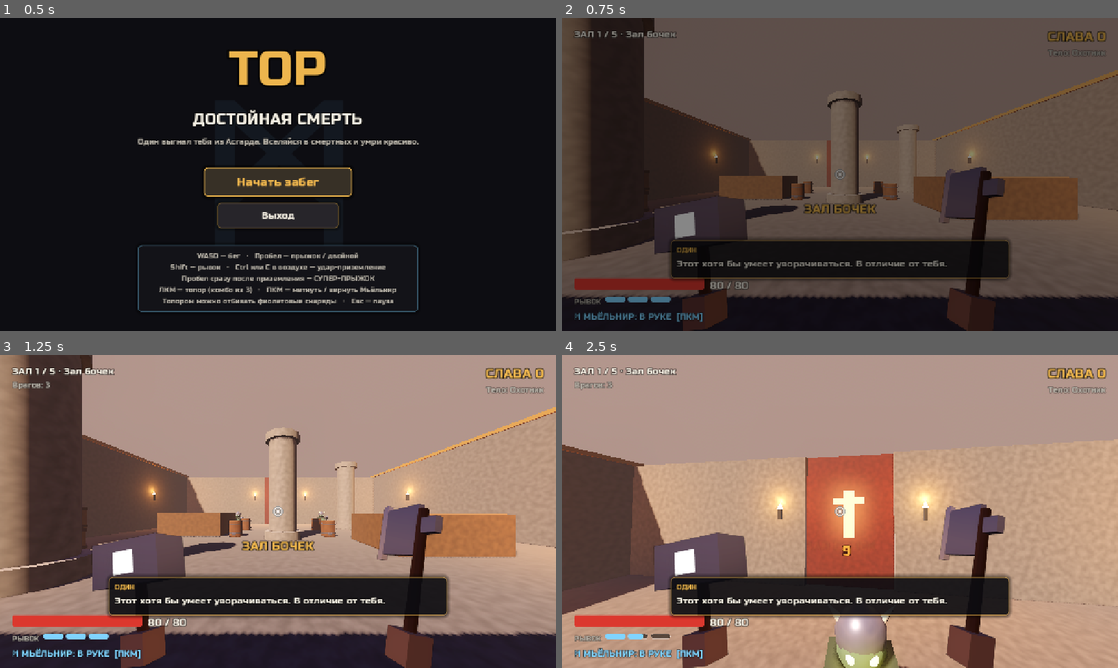
Above: before the commit, frames 1-4 (two rows, left to right).
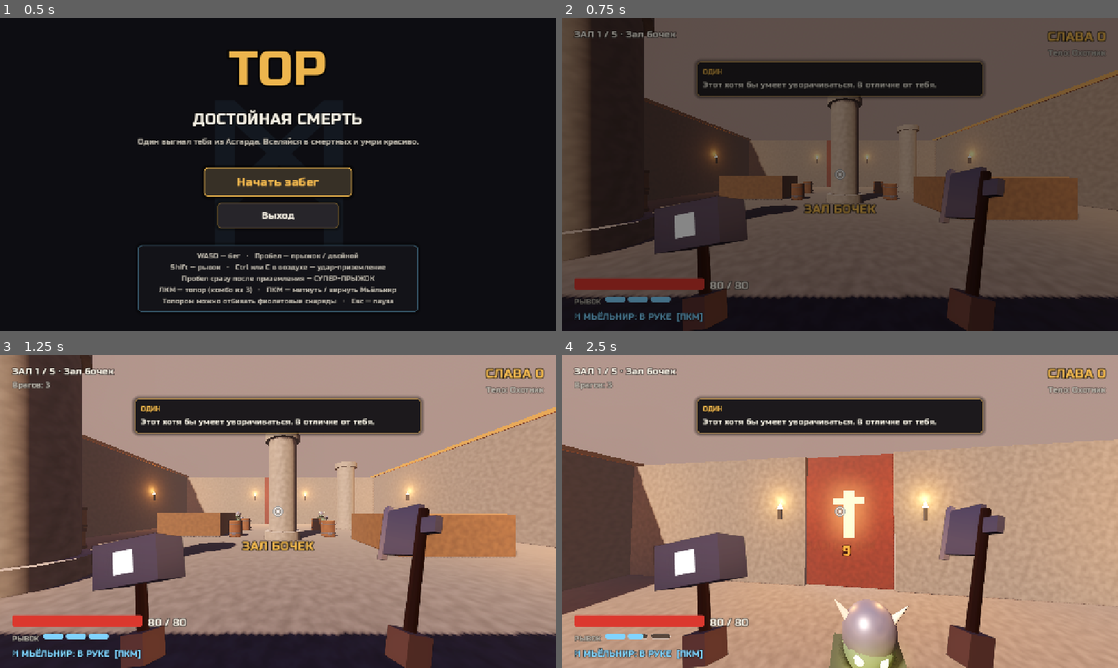
Above: after the commit, the same moments.

Repository: bbutterm/thor
Game: Godot game, scene res://ui/main_menu.tscn
The game is run twice, just before and just after one commit, with the same random seed, the same clock (stepped at 60 frames per second) and the same inputs.
Inputs (mouse positions are in pixels of both pictures, inside the frame that each line leads up to):
- Up to frame 1 (0.5 s): no input
- Up to frame 2 (0.75 s): click "Начать забег" at 0.5 s
- Up to frame 3 (1.25 s): no input
- Up to frame 4 (2.5 s): move the mouse to (867, 511) at 1.27 s; hold W (move_forward) from 1.28 s (still down); click (867, 511) at 1.35 s; tap Space (jump) at 1.52, 1.82, 2.27 s; tap Shift (dash) at 1.55, 2.1 s; move the mouse to (812, 511) at 2.02 s; tap Ctrl (slam) at 2.3 s

Frame 1 is identical in both runs. In frame 2, 13% of the frame differs, in the area x 19-81%, y 13-84%; in frame 3, 15%; in frame 4, 16%, in the area x 19-81%, y 13-100%.

Commit message:
Свои синтезированные звуки, частицы, процедурная анимация врагов, реплики Одина сверху, документация, экспорт
Co-Authored-By: Claude Opus 5.5 <noreply@anthropic.com>
Claude-Session: https://claude.ai/code/session_016EUpgtyjWpewyAFB7LHHNf

Diff:
--- a/enemies/enemy.gd
+++ b/enemies/enemy.gd
@@ -70,6 +70,7 @@
 var _hurt_flash: float = 0.0
 var _windup_glow: float = 0.0
 var _telegraph: Node3D
+var _walk_t: float = 0.0
 
 func _ready() -> void:
 	add_to_group("enemies")
@@ -200,6 +201,8 @@
 func _begin_windup(slam: bool) -> void:
 	_doing_slam = slam
 	_set_state(State.WINDUP)
+	if kind != Kind.THROWER and (slam or randf() < 0.5):
+		Audio.play("sounds/sfx/enemy_growl.wav")
 	if slam:
 		_show_slam_telegraph()
 	if _visual:
@@ -242,7 +245,7 @@
 		_telegraph.queue_free()
 	FX.ring(get_parent(), global_position, boss_slam_radius, Color(1, 0.35, 0.2, 0.9), 0.4)
 	FX.burst(get_parent(), global_position + Vector3(0, 0.5, 0), 1.5, Color(1, 0.4, 0.2, 0.4), 0.25)
-	Audio.play("sounds/land.ogg")
+	Audio.play("sounds/sfx/boss_slam.wav")
 	if player and not player.is_dead:
 		player.camera_fx.add_trauma(0.45)
 		var d := player.global_position - global_position
@@ -278,7 +281,7 @@
 	var proj: Node3D = preload("res://enemies/enemy_projectile.gd").new()
 	get_parent().add_child(proj)
 	proj.call("launch", origin, (target - origin).normalized() * projectile_speed, projectile_damage, self)
-	Audio.play("sounds/enemy_attack.ogg")
+	Audio.play("sounds/sfx/curse_throw.wav")
 
 # --- Урон ---
 
@@ -288,6 +291,8 @@
 	health -= damage
 	_hurt_flash = 1.0
 	var big := source == "axe_finisher" or source == "slam"
+	if source != "fire":
+		FX.sparks(get_parent(), global_position + Vector3(0, 1.1 * model_scale, 0), Color(1, 0.85, 0.4) if source.begins_with("axe") else Color(0.6, 0.85, 1.0), 18 if big else 10, 7.0 if big else 5.0)
 	FX.damage_number(get_parent(), global_position + Vector3(0, 1.8 * model_scale, 0), damage,
 		Color(1, 0.55, 0.2) if big else (Color(0.6, 0.85, 1.0) if source in ["hammer", "lightning"] else Color(1, 0.92, 0.4)), big)
 	var k := knockback * (1.0 - knock_resist)
@@ -347,7 +352,7 @@
 		FX.burst(get_parent(), col.get_position(), 0.8, Color(1, 1, 1, 0.6), 0.2)
 		if player:
 			player.camera_fx.add_trauma(0.2)
-		Audio.play("sounds/land.ogg")
+		Audio.play("sounds/sfx/wall_splat.wav")
 		if kind != Kind.BOSS:
 			_stun_left = wall_splat_stun
 			_set_state(State.STUNNED)
@@ -404,6 +409,21 @@
 
 func _update_visual_feedback(delta: float) -> void:
 	_hurt_flash = maxf(0.0, _hurt_flash - delta * 8.0)
+	# Процедурная «анимация»: покачивание при ходьбе, отклонение назад на замахе, рывок вперёд на ударе
+	if _visual and state != State.STUNNED:
+		var hs := Vector2(velocity.x, velocity.z).length()
+		var bob := 0.0
+		if hs > 0.5 and is_on_floor():
+			_walk_t += delta * hs * 2.4
+			bob = absf(sin(_walk_t)) * 0.09 * model_scale
+		_visual.position.y = lerpf(_visual.position.y, bob, clampf(delta * 14.0, 0.0, 1.0))
+		var lean := clampf(hs * 0.035, 0.0, 0.2)
+		if state == State.WINDUP:
+			lean = -0.28
+		elif state == State.RECOVER and _state_time < 0.18:
+			lean = 0.38
+		_visual.rotation.x = lerp_angle(_visual.rotation.x, lean, clampf(delta * 14.0, 0.0, 1.0))
+		_visual.rotation.z = sin(_walk_t) * 0.06 if hs > 0.5 else lerpf(_visual.rotation.z, 0.0, clampf(delta * 10.0, 0.0, 1.0))
 	for i in _flash_mats.size():
 		var m := _flash_mats[i]
 		var c := _base_colors[i]
--- a/enemies/enemy_projectile.gd
+++ b/enemies/enemy_projectile.gd
@@ -54,6 +54,7 @@
 	_mat.emission = Color(0.4, 0.85, 1.0)
 	_light.light_color = Color(0.4, 0.85, 1.0)
 	FX.burst(get_parent(), global_position, 0.6, Color(0.6, 0.9, 1.0, 0.7), 0.15)
+	Audio.play("sounds/sfx/reflect.wav")
 	Run.add_glory(5)
 
 func _physics_process(delta: float) -> void:
--- a/player/player.gd
+++ b/player/player.gd
@@ -267,7 +267,7 @@
 		velocity.y = jump_velocity * sqrt(super_jump_height_mult)
 		camera_fx.kick_fov(10.0)
 		camera_fx.add_trauma(0.25)
-		Audio.play("sounds/jump_c.ogg")
+		Audio.play("sounds/sfx/super_jump.wav")
 		FX.ring(get_parent(), global_position, 2.0, Color(0.6, 0.85, 1.0, 0.8), 0.3)
 		return
 	if on_floor or _coyote_left > 0.0:
@@ -306,7 +306,7 @@
 	_dash_hit.clear()
 	camera_fx.kick_fov(14.0)
 	camera_fx.speed_lines_pulse()
-	Audio.play("sounds/weapon_change.ogg")
+	Audio.play("sounds/sfx/dash.wav")
 	dash_charges_changed.emit(dash_charges, dash_charges_max, 0.0)
 
 func _process_dash(delta: float) -> void:
@@ -393,9 +393,9 @@
 	camera_fx.land_dip(0.25 + power * 0.2)
 	FX.ring(get_parent(), center, radius, Color(1.0, 0.85, 0.5, 0.9), 0.4)
 	FX.burst(get_parent(), center + Vector3(0, 0.3, 0), radius * 0.35, Color(1, 0.9, 0.6, 0.45), 0.25)
+	FX.sparks(get_parent(), center + Vector3(0, 0.2, 0), Color(0.55, 0.47, 0.4), 26 + int(power * 20), 7.0 + power * 6.0, 18.0, 0.14, 0.7)
 	FX.hitstop(0.06 + power * 0.04)
-	Audio.play("sounds/land.ogg")
-	Audio.play("sounds/enemy_destroy.ogg")
+	Audio.play("sounds/sfx/slam.wav")
 	slammed.emit(power)
 	if height >= 9.0:
 		Odin.say("big_slam")
@@ -434,7 +434,7 @@
 	Run.register_player_hit()
 	hurt.emit(amount)
 	health_changed.emit(maxf(health, 0.0), max_health)
-	Audio.play("sounds/enemy_attack.ogg")
+	Audio.play("sounds/sfx/player_hurt.wav")
 	if health <= 0.0:
 		_die()
 
--- a/rooms/room.gd
+++ b/rooms/room.gd
@@ -103,7 +103,7 @@
 	var tw := create_tween()
 	tw.tween_property(door, "position:y", door.position.y - 6.0, 0.8).set_trans(Tween.TRANS_QUAD).set_ease(Tween.EASE_IN)
 	tw.tween_callback(func() -> void: door.visible = false)
-	Audio.play("sounds/land.ogg")
+	Audio.play("sounds/sfx/door_open.wav")
 
 func _on_exit_body_entered(body: Node) -> void:
 	if door_open and body is Player:
--- a/scenes/game.gd
+++ b/scenes/game.gd
@@ -96,6 +96,7 @@
 	if rune.id == "heal":
 		player.heal(50.0)
 	Odin.say("rune_pick")
+	Audio.play("sounds/sfx/rune_pick.wav")
 	room.open_door()
 	hud.toast("Дверь открыта — вперёд!")
 
--- a/scripts/fx.gd
+++ b/scripts/fx.gd
@@ -144,6 +144,40 @@
 	tw.tween_property(mat, "albedo_color:a", 0.0, lifetime)
 	tw.chain().tween_callback(mi.queue_free)
 
+## Разлёт частиц: искры от ударов, пыль от приземления, щепки.
+static func sparks(parent: Node, pos: Vector3, color: Color, amount: int = 14, speed: float = 6.0, gravity: float = 14.0, size: float = 0.07, lifetime: float = 0.45) -> void:
+	if parent == null or not parent.is_inside_tree():
+		return
+	var p := CPUParticles3D.new()
+	p.one_shot = true
+	p.explosiveness = 1.0
+	p.amount = amount
+	p.lifetime = lifetime
+	p.direction = Vector3.UP
+	p.spread = 180.0
+	p.initial_velocity_min = speed * 0.4
+	p.initial_velocity_max = speed
+	p.gravity = Vector3(0, -gravity, 0)
+	p.scale_amount_min = 0.6
+	p.scale_amount_max = 1.2
+	var mesh := BoxMesh.new()
+	mesh.size = Vector3.ONE * size
+	var mat := StandardMaterial3D.new()
+	mat.shading_mode = BaseMaterial3D.SHADING_MODE_UNSHADED
+	mat.albedo_color = color
+	mat.vertex_color_use_as_albedo = false
+	mesh.material = mat
+	p.mesh = mesh
+	var curve := Curve.new()
+	curve.add_point(Vector2(0, 1))
+	curve.add_point(Vector2(1, 0))
+	p.scale_amount_curve = curve
+	parent.add_child(p)
+	p.global_position = pos
+	p.emitting = true
+	var t := p.get_tree().create_timer(lifetime + 0.3, true, false, true)
+	t.timeout.connect(p.queue_free)
+
 static func make_material(color: Color, roughness: float = 0.85, emission: float = 0.0) -> StandardMaterial3D:
 	var m := StandardMaterial3D.new()
 	m.albedo_color = color
--- /dev/null
+++ b/tests/reach_test.gd
@@ -0,0 +1,92 @@
+extends Node
+## Проверка «достижимости»: можно ли запрыгнуть на центральную платформу (зал 2, 2.6 м) двойным прыжком
+## и на башню (зал 3, 5 м) супер-прыжком + двойным.
+## godot --headless --path . --fixed-fps 60 res://tests/reach_test.tscn
+
+var fails := 0
+
+func _ready() -> void:
+	process_mode = Node.PROCESS_MODE_ALWAYS
+	if not has_meta("runner"):
+		var r := Node.new()
+		r.set_script(get_script())
+		r.set_meta("runner", true)
+		get_tree().root.add_child.call_deferred(r)
+		return
+	_run.call_deferred()
+
+func frames(n: int) -> void:
+	for i in n:
+		await get_tree().physics_frame
+
+func _start(room: String) -> Game:
+	Run.start_run("berserker")
+	Run.room_order.assign([room, Run.BOSS_SCENE])
+	get_tree().change_scene_to_file("res://scenes/game.tscn")
+	await frames(20)
+	var g := get_tree().current_scene as Game
+	g.room.set_process(false)
+	await frames(60)
+	for e in g.room.alive_enemies().duplicate():
+		e.queue_free()
+	return g
+
+func _run() -> void:
+	# Зал 2: платформа 7x7, центр (0, -3), верх 2.6 м. Встаём в 2 м от южного края (z = 0.5 + 2)
+	var g := await _start("res://rooms/room_02.tscn")
+	var p := g.player
+	p.global_position = Vector3(0, 0.1, 2.8)
+	p.rotation_target = Vector2(0, 0)
+	p.velocity = Vector3.ZERO
+	await frames(10)
+	Input.action_press("move_forward")
+	Input.action_press("jump")
+	await frames(2)
+	Input.action_release("jump")
+	await frames(20)
+	Input.action_press("jump")
+	await frames(2)
+	Input.action_release("jump")
+	await frames(60)
+	Input.action_release("move_forward")
+	await frames(20)
+	var ok1 := p.global_position.y > 2.4
+	print("[%s] двойной прыжок на платформу 2.6 м: y=%.2f" % ["OK" if ok1 else "FAIL", p.global_position.y])
+	if not ok1:
+		fails += 1
+
+	# Зал 3: башня 4x4 в (0, -2), верх 5 м. Встаём у южной грани
+	g = await _start("res://rooms/room_03.tscn")
+	p = g.player
+	p.global_position = Vector3(0, 0.1, 1.6)
+	p.rotation_target = Vector2(0, 0)
+	await frames(10)
+	# прыжок -> удар-приземление -> супер-прыжок -> двойной в воздухе вперёд
+	Input.action_press("jump")
+	await frames(2)
+	Input.action_release("jump")
+	await frames(12)
+	Input.action_press("slam")
+	await frames(2)
+	Input.action_release("slam")
+	for i in 90:
+		await get_tree().physics_frame
+		if p.is_on_floor():
+			break
+	Input.action_press("jump")
+	await frames(2)
+	Input.action_release("jump")
+	await frames(22)
+	Input.action_press("jump")
+	await frames(2)
+	Input.action_release("jump")
+	Input.action_press("move_forward")
+	await frames(50)
+	Input.action_release("move_forward")
+	await frames(20)
+	var ok2 := p.global_position.y > 4.8
+	print("[%s] супер+двойной на башню 5 м: y=%.2f" % ["OK" if ok2 else "FAIL", p.global_position.y])
+	if not ok2:
+		fails += 1
+	FX.reset_time()
+	get_tree().quit(1 if fails > 0 else 0)
--- /dev/null
+++ b/tests/reach_test.tscn
@@ -0,0 +1,6 @@
+[gd_scene format=3]
+
+[ext_resource type="Script" path="res://tests/reach_test.gd" id="1_r"]
+
+[node name="Reach" type="Node"]
+script = ExtResource("1_r")
--- a/tests/smoke_test.gd
+++ b/tests/smoke_test.gd
@@ -133,6 +133,11 @@
 
 func _test_hammer(p: Player) -> void:
 	print("-- Мьёльнир")
+	# Ставим игрока на свободную линию (без колонн и бочек между ним и манекенами)
+	p.global_position = game.room.global_position + Vector3(3, 0.1, 10)
+	p.velocity = Vector3.ZERO
+	p.rotation_target = Vector2(0, 0)
+	await wait(0.3)
 	var dummies: Array[Enemy] = []
 	for d in [4.0, 7.0, 10.0]:
 		dummies.append(_make_dummy(p, d))
--- a/ui/hud.gd
+++ b/ui/hud.gd
@@ -148,18 +148,19 @@
 
 	# Реплика Одина
 	_odin_panel = UIStyle.panel(Color(0.05, 0.05, 0.07, 0.82), Color(UIStyle.GOLD, 0.5))
-	_anchor(_odin_panel, Control.PRESET_CENTER_BOTTOM, -390, -210, 390, -120)
+	# Реплики Одина — сверху по центру, чтобы не закрывать бой
+	_anchor(_odin_panel, Control.PRESET_CENTER_TOP, -330, 100, 330, 160)
 	_odin_panel.grow_horizontal = Control.GROW_DIRECTION_BOTH
-	_odin_panel.grow_vertical = Control.GROW_DIRECTION_BEGIN
+	_odin_panel.grow_vertical = Control.GROW_DIRECTION_END
 	_odin_panel.modulate.a = 0.0
 	_odin_panel.mouse_filter = Control.MOUSE_FILTER_IGNORE
 	root.add_child(_odin_panel)
 	var ob := VBoxContainer.new()
 	_odin_panel.add_child(ob)
 	ob.add_child(UIStyle.label("ОДИН", 15, UIStyle.GOLD, 4))
-	_odin_label = UIStyle.label("", 22, UIStyle.TEXT, 5)
+	_odin_label = UIStyle.label("", 19, UIStyle.TEXT, 5)
 	_odin_label.autowrap_mode = TextServer.AUTOWRAP_WORD_SMART
-	_odin_label.custom_minimum_size = Vector2(720, 0)
+	_odin_label.custom_minimum_size = Vector2(620, 0)
 	ob.add_child(_odin_label)
 
 	# Короткая подсказка по центру
--- a/ui/main_menu.gd
+++ b/ui/main_menu.gd
@@ -70,7 +70,23 @@
 	vb.add_child(spacer2)
 	vb.add_child(controls)
 	start.grab_focus()
+	if "--selftest" in OS.get_cmdline_user_args():
+		_selftest.call_deferred()
 
 func _on_start() -> void:
 	Run.start_run()
 	get_tree().change_scene_to_file("res://scenes/game.tscn")
+
+## Проверка собранной игры: ./Thor.exe -- --selftest  (печатает, что ресурсы на месте, и выходит)
+func _selftest() -> void:
+	print("SELFTEST bodies=%d runes=%d odin=%s" % [Run.all_bodies.size(), Run.all_runes.size(), Odin.pick("death") != ""])
+	get_tree().root.add_child(SelfTestRunner.new())
+	_on_start()
+
+class SelfTestRunner extends Node:
+	func _ready() -> void:
+		for i in 240:
+			await get_tree().process_frame
+		var g := get_tree().current_scene
+		print("SELFTEST scene=%s room=%s enemies=%d" % [g.name, Run.current_room_path(), get_tree().get_nodes_in_group("enemies").size()])
+		get_tree().quit()
--- a/weapons/axe.gd
+++ b/weapons/axe.gd
@@ -121,7 +121,7 @@
 	_phase_time = 0.0
 	var p: Array = POSES[stage]
 	_animate_to(p[2], p[3], stage_active[stage] * 1.15, Tween.TRANS_EXPO, Tween.EASE_OUT)
-	Audio.play("sounds/weapon_change.ogg")
+	Audio.play("sounds/sfx/axe_swing_%d.wav" % (stage + 1))
 	player.camera_fx.add_trauma(0.05)
 
 func _enter_recovery() -> void:
@@ -175,7 +175,10 @@
 		_hits_this_swing += new_hits
 		FX.hitstop(stage_hitstop[stage])
 		player.camera_fx.add_trauma(stage_shake[stage])
-		Audio.play("sounds/enemy_hurt.ogg")
+		if stage == 2:
+			Audio.play("sounds/sfx/axe_finisher.wav")
+		else:
+			Audio.play("sounds/sfx/axe_hit_1.wav, sounds/sfx/axe_hit_2.wav, sounds/sfx/axe_hit_3.wav")
 		hit_landed.emit(new_hits, stage)
 
 func is_busy() -> bool:
--- a/weapons/mjolnir_hand.gd
+++ b/weapons/mjolnir_hand.gd
@@ -75,7 +75,7 @@
 		tw.tween_property(pivot, "position", REST_POS + Vector3(0, -0.8, 0), 0.1)
 		tw.tween_callback(func() -> void: pivot.visible = false)
 	player.camera_fx.add_trauma(0.12)
-	Audio.play("sounds/weapon_change.ogg")
+	Audio.play("sounds/sfx/hammer_throw.wav")
 	state_changed.emit(false)
 
 ## Вызывается снарядом, когда молот вернулся в руку.
@@ -90,7 +90,7 @@
 		tw.tween_property(pivot, "position", REST_POS, 0.22).set_trans(Tween.TRANS_BACK).set_ease(Tween.EASE_OUT)
 		tw.tween_property(pivot, "rotation_degrees", REST_ROT, 0.22).set_trans(Tween.TRANS_BACK).set_ease(Tween.EASE_OUT)
 	player.camera_fx.add_trauma(catch_shake)
-	Audio.play("sounds/land.ogg")
+	Audio.play("sounds/sfx/hammer_catch.wav")
 	state_changed.emit(true)
 
 func current_damage() -> float:
--- a/weapons/mjolnir_projectile.gd
+++ b/weapons/mjolnir_projectile.gd
@@ -86,7 +86,8 @@
 		global_position = hit.position + hit.normal * 0.3
 		_bounces += 1
 		FX.burst(get_parent(), hit.position, 0.5, Color(0.6, 0.85, 1.0, 0.6), 0.15)
-		Audio.play("sounds/land.ogg")
+		FX.sparks(get_parent(), hit.position, Color(0.7, 0.9, 1.0), 14, 6.0)
+		Audio.play("sounds/sfx/hammer_bounce.wav")
 		if _bounces > hand.max_wall_bounces:
 			start_return()
 		else:
@@ -146,7 +147,7 @@
 		FX.hitstop(hand.hit_hitstop)
 		hand.player.camera_fx.add_trauma(0.12)
 		FX.burst(get_parent(), global_position, 0.6, Color(0.55, 0.85, 1.0, 0.7), 0.15)
-		Audio.play("sounds/enemy_hurt.ogg")
+		Audio.play("sounds/sfx/hammer_hit.wav")
 		_chain_lightning(c as Node3D, dmg * hand.chain_damage_ratio)
 	elif c is RigidBody3D:
 		var rb := c as RigidBody3D
@@ -169,4 +170,5 @@
 			best = en
 	if best:
 		FX.lightning(get_parent(), source.global_position + Vector3(0, 1, 0), best.global_position + Vector3(0, 1, 0))
+		Audio.play("sounds/sfx/lightning.wav")
 		best.take_hit(dmg, Vector3.UP * 2.0, "lightning")
Not shown, added: export_presets.cfg
Not shown, added: sounds/sfx/axe_finisher.wav.import
Not shown, added: sounds/sfx/axe_hit_1.wav.import
Not shown, added: sounds/sfx/axe_hit_2.wav.import
Not shown, added: sounds/sfx/axe_hit_3.wav.import
Not shown, added: sounds/sfx/axe_swing_1.wav.import
Not shown, added: sounds/sfx/axe_swing_2.wav.import
Not shown, added: sounds/sfx/axe_swing_3.wav.import
Not shown, added: sounds/sfx/boss_slam.wav.import
Not shown, added: sounds/sfx/curse_throw.wav.import
Not shown, added: sounds/sfx/dash.wav.import
Not shown, added: sounds/sfx/door_open.wav.import
(and 41 more such lines)
